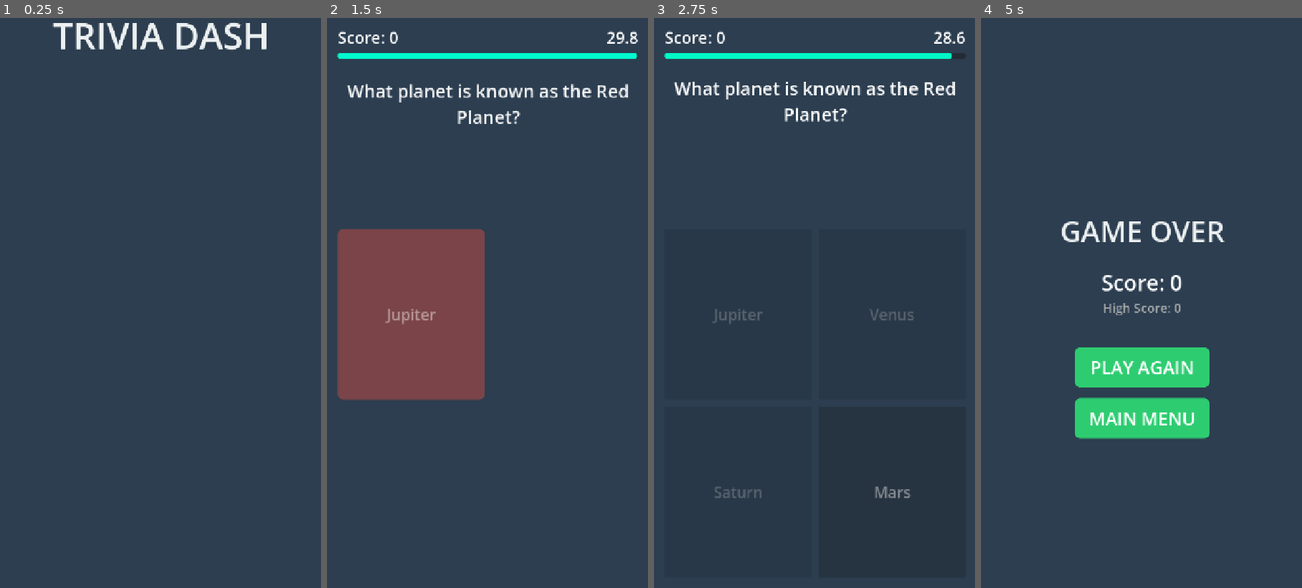
Above: before the commit, frames 1-4 (left to right).
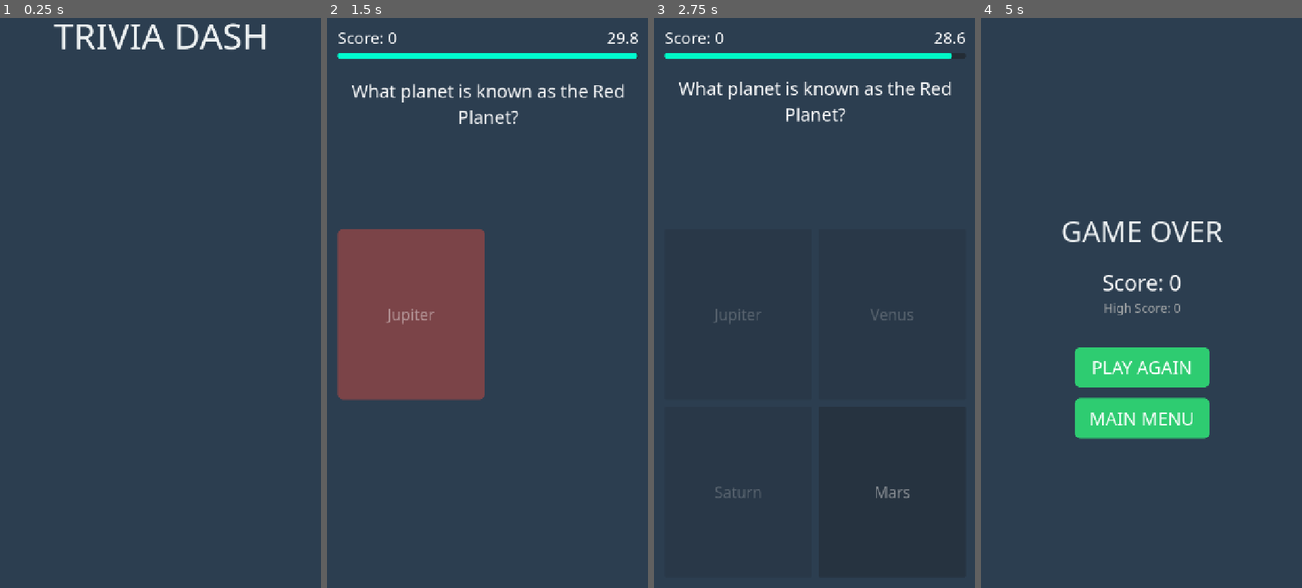
Above: after the commit, the same moments.

Repository: bramp/trivia-dash
Game: Godot game, scene res://scenes/main.tscn
Same seed, same stepped clock (60 frames per second), same inputs: the game is played once before the commit and once after it.
Inputs (mouse positions are in pixels of both pictures, inside the frame that each line leads up to):
- Up to frame 1 (0.25 s): no input
- Up to frame 2 (1.5 s): tap Enter at 0.5 s; move the mouse to (558, 274) at 0.52 s; hold 1 (answer_1) 0.53-1.25 s; click (558, 274) at 0.67 s; click "PLAY" at 1.25 s
- Up to frame 3 (2.75 s): click "Jupiter" at 2 s
- Up to frame 4 (5 s): tap Space at 2.75 s; drag from (1077, 331) to (1125, 417) at 2.77 s; tap Enter at 3.5 s; move the mouse to (1173, 177) at 3.52 s; hold 3 (answer_3) 3.53-4.25 s; click (1173, 177) at 3.67 s; drag from (1125, 417) to (1045, 217) at 4.27 s

The runs differ from the first frame. In frame 1, 0.7% of the frame differs, in the area x 16-84%, y 0-6%; in frame 2, 1.6%; in frame 3, 1.7%, in the area x 3-97%, y 2-85%; in frame 4, 1.6%.

Commit message:
Bundle Noto Sans + Noto Emoji fonts, restore emoji particles
- Add Noto Sans variable font as default project font
- Add Noto Emoji as fallback for emoji glyph support
- Create theme resource with FontVariation + emoji fallback
- Set as project default theme in project.godot
- Restore emoji characters in celebration particles

Diff:
--- a/project.godot
+++ b/project.godot
@@ -27,6 +27,10 @@
 window/stretch/mode="canvas_items"
 window/stretch/aspect="keep_height"
 window/handheld/orientation=1
+
+[gui]
+
+theme/custom="res://theme/default_theme.tres"
 
 [input]
 
--- a/scripts/main.gd
+++ b/scripts/main.gd
@@ -494,7 +494,7 @@
 
 
 func _spawn_celebration_particles(btn: Button) -> void:
-	var symbols := ["+", "*", "!", "o", "^", "~"]
+	var symbols := ["🎉", "⭐", "✨", "💥", "🔥", "✓"]
 	var colors: Array[Color] = [
 		Color("#2ECC71"),
 		Color("#F1C40F"),
--- /dev/null
+++ b/theme/default_theme.tres
@@ -0,0 +1,12 @@
+[gd_resource type="Theme" load_steps=4 format=3]
+
+[ext_resource type="FontFile" path="res://fonts/NotoSans.ttf" id="1"]
+[ext_resource type="FontFile" path="res://fonts/NotoEmoji.ttf" id="2"]
+
+[sub_resource type="FontVariation" id="FontVariation_1"]
+base_font = ExtResource("1")
+fallbacks = Array[Font]([ExtResource("2")])
+
+[resource]
+default_font = SubResource("FontVariation_1")
+default_font_size = 24
Not shown, changed: docs/question-prompt.txt
Binary file added: fonts/NotoEmoji.ttf
Not shown, added: fonts/NotoEmoji.ttf.import
Binary file added: fonts/NotoSans.ttf
Not shown, added: fonts/NotoSans.ttf.import
